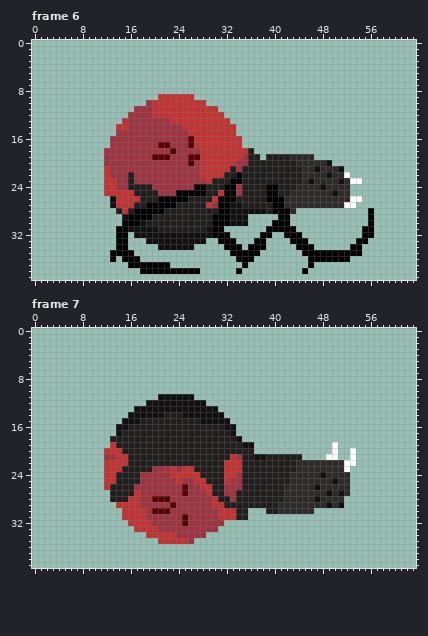
Pixel-art file -- assets/textures/ingame/spider2.aseprite. This is how it looked before the edit.
64x40 pixels, 8 frames. Colours within 5 levels of each other are drawn and written as one. Shown: frame 6, frame 7. The commit also changed other frames, which this record leaves out.
After the commit:
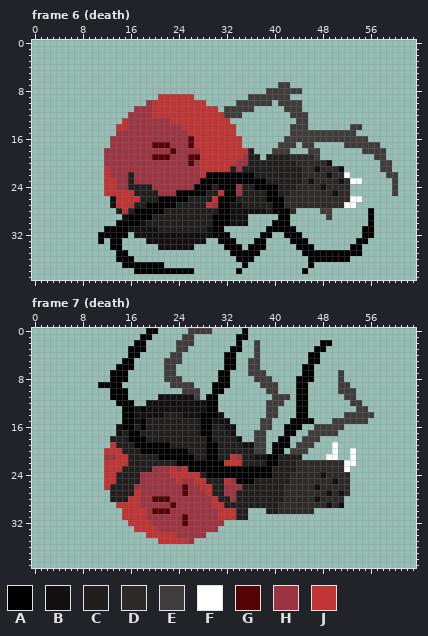
Palette (. is transparent): A #000000  B #121010  C #211e1e  D #2e2a2a  E #403c3c  F #ffffff  G #550404  H #9c3441  J #c03434
Change:
layer "Layer 2" added
--- frame 6 (death), layers "Layer 1", "Layer 2"
@@ x 0..63 @@
  6 ................................................................
- 7 ................................................................
- 8 ................................................................
- 9 .....................JJJJJJ.....................................
-10 ...................HJJJJJJJJJ...................................
-11 .................HHHJJJJJJJJJJJ.................................
-12 ................HHHHJJJJJJJJJJJJ................................
-13 ...............JHHHHHHHJJJJJJJJJJ...............................
-14 ..............JJHHHHHHHHHJJJJJJJJJ..............................
-15 ..............HHHHHHHHHHHHJJJJJJJJ..............................
-16 .............HHHHHHHHHHHHHGJJJJJJJJ.............................
-17 .............HHHHHHHHGGHHHGJJJJJJJJ.............................
-18 ............HHHHHHHHHHHGHHHHJJJJJJJJC...........................
-19 ............HHHHHHHHGGGHHHGGJJJJJJJHCC.CCCCDDDD.................
-20 ............HHHHHHHHHHHHHHGHJJJJJJHHCCCCCCCCDDDDDB..............
-21 ............JHHHHHHHHHHHHHHHJJJJJCHCCCCCCCCCCDDBDDDB............
-22 ............JHHHCHHHHHHHHHHHJJJJCCACCCCCCCCCCDDDDBDDF...........
-23 ............JJHHCHHHHHHHHHHHHJCCCAACCCCCCCCCCDBDDDDBDFF.........
-24 ............JJHHCCCCHHHHHHHAACCCAAHCCCCAACCCDDDDBDDDD...........
-25 ............JJJJJCCCCHHHAAAAACCJAAHCCCCAACCDDDDDDDBDD...........
+ 7 .........................................EE.....................
+ 8 .......................................EEEEEE...................
+ 9 .....................JJJJJJ.........EEEEEEE.....................
+10 ...................HJJJJJJJJJ.....EEEEEE.EEEE...................
+11 .................HHHJJJJJJJJJJJ.EEEEE.....EEE...................
+12 ................HHHHJJJJJJJJJJJJEEE........EEE..................
+13 ...............JHHHHHHHJJJJJJJJJJ...........EE..................
+14 ..............JJHHHHHHHHHJJJJJJJJJ.........EEE.......EE.........
+15 ..............HHHHHHHHHHHHJJJJJJJJ.........EEEEEEEEEEE..........
+16 .............HHHHHHHHHHHHHGJJJJJJJJ.......EEEEEEEEEEEEEE........
+17 .............HHHHHHHGGGHHHGJJJJJJJJ......EEE.EE.....EEEEEE......
+18 ............HHHHHHHHHHHGHHHHJJJJJJJJC...EEE...EE.......EEEE.....
+19 ............HHHHHHHHGGGHHHGGJJJJJJJHCC.CCCCDDDDE.........EE.....
+20 ............HHHHHHHHHHHHHHGHJJJJJJHHCCCCCCCCDDDDDB........EE....
+21 ............JHHHHHHHHHHHHHHHJJJJJCHCCCCCCCCCCDDBDDDB......EE....
+22 ............JHHHCHHHHHHHHHHHJAAAAAAAACCCCCCCCDDDDBDDF......EE...
+23 ............JJHHCHHHHHHHHHHHAAAAAAAAAAACCCCCCDBDDDDBDFF.....E...
+24 ............JJHHCCCCHHHHHHHAAACAAAHCCAAAACCCDDDDBDDDD.......E...
+25 ............JJJJJCCCCHHHAAAAACCJAAHCCCCAACCDDDDDDDBDD.......E...
 26 .............BJJJJCCCAAAAACCCCJAAACCCCCAAADDDDDDDDDDDFF.........
 27 .............BJJJCCAAAAACCCCCJHAABBCCCCCAADDDDDDDDDDFF..........
-28 ..............CJCAAAAACCCCCCCCCAABBBBBBCAAAD............A.......
-29 ...............BAAAACCCCCCCCCCAAABBB.....AA.............A.......
-30 ...............AAABCCCCCCCCCCCAAABBB....AAA.............A.......
-31 ..............AABBBBBCCCCCCCCBAA.......AAAAA...........AA.......
-32 ..............AA.BBBBBBBBBBBBBAAA.....AA..AAA..........AA.......
-33 ..............AA...BBBBBBBBBB..AAA...AA....AAA........AA........
-34 ..............AA.....BBBBBB.....AAA.AAA.....AAA......AA.........
-35 .............AAAA................AAAAA.......AAAAAAAAAA.........
-36 .............A.AAA................AAA.........AAAAAAA...........
-37 ................AAAAAAA............A..........A.................
-38 ..................AAAAAAAAAA......A..........A..................
+28 ..............CJCAAAAACCCCCCCCCAABBBBBBCAAAD....EE......A.......
+29 ...............BAAAACCCCCCCCCCAAABBB.....AA......E......A.......
+30 ..............AAAABCCCCCCCCCCCAAABBB....AAA.............A.......
+31 ............AAAABBBBBCCCCCCCCBAA.......AAAAA...........AA.......
+32 ...........AAAAA.BBBBBBBBBBBBBAAA.....AA..AAA..........AA.......
+33 ...........A.AA....BBBBBBBBBB..AAA...AA....AAA........AA........
+34 .............AA......BBBBBB.....AAA.AAA.....AAA......AA.........
+35 ..............AA.................AAAAA.......AAAAAAAAAA.........
+36 ..............AAA.................AAA.........AAAAAAA...........
+37 ...............AAAAAAA.............A..........A.................
+38 .................AAAAAAAAAA.......A..........A..................
 39 ................................................................
--- frame 7 (death), layers "Layer 1", "Layer 2"
@@ x 0..63 @@
- 0 ................................................................
- 1 ................................................................
- 2 ................................................................
- 3 ................................................................
- 4 ................................................................
- 5 ................................................................
- 6 ................................................................
- 7 ................................................................
- 8 ................................................................
- 9 ................................................................
-10 ................................................................
-11 .....................BBBBBB.....................................
-12 ...................BBBBBBBBBB...................................
-13 .................BBBBBBBBBBBBBB.................................
-14 ................BBBBBBCCCBBBBBBB................................
-15 ...............BBBCCCCCCCCCCBBBBB...............................
-16 ..............BBCCCCCCCCCCCCCCCCBB..............................
-17 ..............BCCCCCCCCCCCCCCCCCCB..............................
-18 .............CCCCCCCCCCCCCCCCCCCCCB.............................
-19 .............JCCCCCCCCCCCCCCCCCCCCCBB.............F.............
-20 ............JJJCCCCCCCCCCCCCCCCCCCCCC.............F..F..........
-21 ............HHJJCCCCCCCCCCCCCCCCCJHCCBBCCCCCC....FF..F..........
-22 ............JJJJCCCCCCCCCCCCCCCCJJJCCCCCCCCCDDDDDDDDFF..........
-23 ............JJJCCCCCHHHJHJJCCCCCJJJCCCCCCCCCDDDDDDDDF...........
-24 ............JJCCCCHHHHHJJJJJCCCCJJHCCCCCCCCDDDDDBDDDD...........
-25 ............JJCCCCHHHHHHJHHJJCCCJHHCCCCCCCCDDDDDDDBDD...........
+ 0 ...................AA.....EEEE.....A............................
+ 1 ..................AA.....EE.......AA............................
+ 2 .................AA.....EEE.......A..E..........AA..............
+ 3 ................AAA.....EE.......AA..E.........AA...............
+ 4 ................AA.....EE.......AA...E........AA................
+ 5 ...............AA.....EEE.......AA..EE........AA................
+ 6 ..............AAA.....EE........AA..EE.......AA.................
+ 7 .............AAA......EE.......AA...EEE......AA....E............
+ 8 .............AAA......EEE......AA....EEE....AAA....E............
+ 9 ...........AAAA........EEEE...AAA.....EEE...AA.....EE...........
+10 .............AAA.........EEE..AA.......EE...AA.....EEE..........
+11 .............AAA.....BBBBBBE.AA.........EEE.AA......EE..........
+12 ..............AAA..BBBBBBBBBBAA........EEE..AA.......EE.........
+13 ...............AABABBBBBBBBBBAA........EE...AA........EE........
+14 ...............AABBBBBCCCBBBAAAB.......EE...AA......EEEEE.......
+15 ...............AABACCCCCCCCCAABBB.....EE...AAAA...EEEEEE........
+16 ..............BAACACCCCCCCCCAACCBB....EE..AAA..EEEEE............
+17 ..............BCAACCCCCCCCCCAACCCB...EE...AA..EEEEE.............
+18 .............CCCAAACCCCCCCCCCACCCCB..EE..AA..EEE................
+19 .............JCCCAAAAAACCCCCCAACCCCBBEE.AAA.EEE...F.............
+20 ............JJJCCCAAAAAAAACCCAACCCCCCEE.AA.EEE....F..F..........
+21 ............HHJJCCCCCAAAAAACCAACCJHCCBBAACCCC....FF..F..........
+22 ............JJJJCCCCCCCCAAAAAAAAJJJCCCCAACCCDDDDDDDDFF..........
+23 ............JJJCCCCCHHHJHJAAAAAAAAAAAAAACCCCDDDDDDDDF...........
+24 ............JJCCCCHHHHHJJJJJCAAAAAAAAAAACCCDDDDDBDDDD...........
+25 ............JJCCCCHHHHHHJHHJJCCCJHAAACCCCCCDDDDDDDBDD...........
 26 ............JCCCCHHHHHHHHGHHJJCCHHHCCCCCCCDDDDDBDDDDD...........
